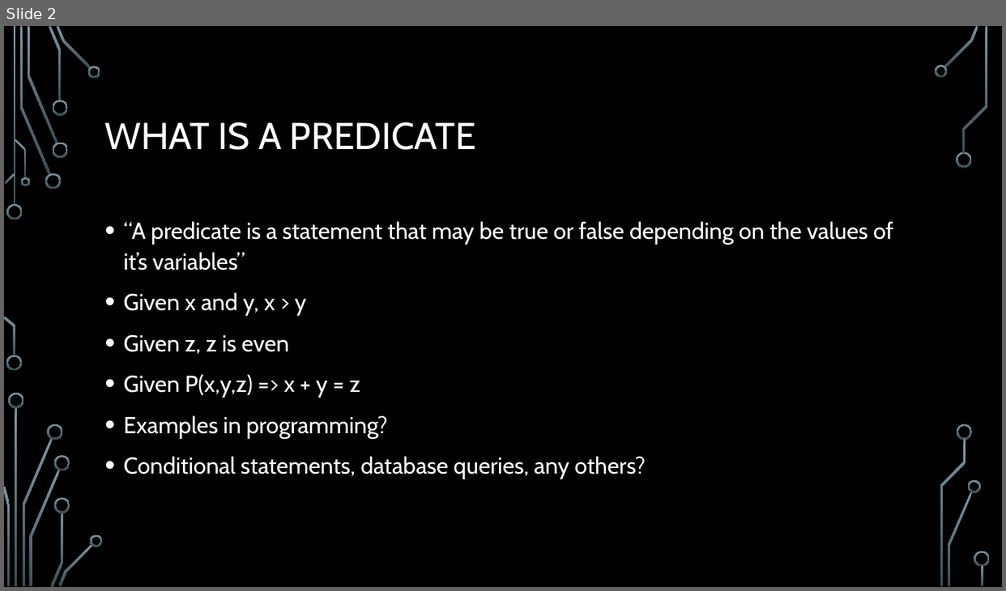
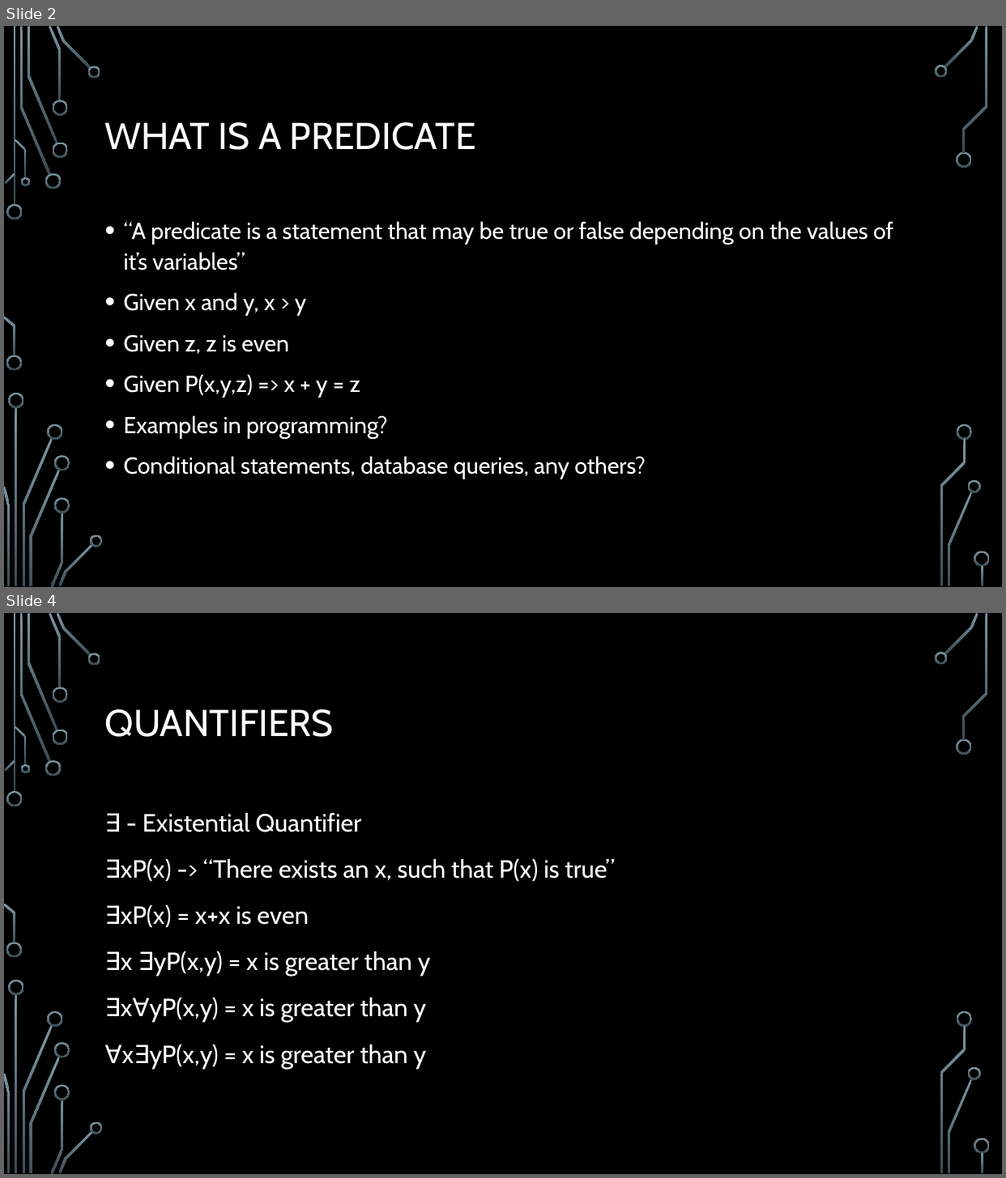
Before and after one commit to jameswilson281/CIS7---Discrete-Structures, a slide deck: Lectures/Lecture 4 - 20170911 Predicate Logic and Quantifiers.pptx. Shown one above the other, each under a label of ours: slide 2 before the commit, slides 2 and 4 after it; the slides between them are not shown. The pictures are 1006x591 and 1006x1178 pixels, drawn with LibreOffice and Linux fonts; fonts in the diff are those of the drawing; background and template pictures are left out. Boxes give left, top, right and bottom in pixels: in the first picture for what was removed or moved away, otherwise in the second. Text is boxed around its words. In the diff, an @@ line names an element or a change of style, - is before the commit and + after.

```diff
--- a/Lectures/Lecture 4 - 20170911 Predicate Logic and Quantifiers.pptx
+++ b/Lectures/Lecture 4 - 20170911 Predicate Logic and Quantifiers.pptx
@@ slide 4 added at (x1=4, y1=613, x2=1002, y2=1174), background picture (left out); not listed: 36 template elements that a slide beside it also shows @@
@@ title added at (x1=105, y1=709, x2=334, y2=737), 36 pt, text #FFFFFF @@
+QUANTIFIERS
@@ text added at (x1=121, y1=813, x2=615, y2=1068), 24 pt, text #FFFFFF @@
+∃ - Existential Quantifier
+∃xP(x) -> “There exists an x, such that P(x) is true”
+∃xP(x) = x+x is even
+∃x ∃yP(x,y) = x is greater than y
+∃x∀yP(x,y) = x is greater than y
+∀x∃yP(x,y) = x is greater than y
```
Also in this commit, not shown: 4 other slides added, 4 other files.
